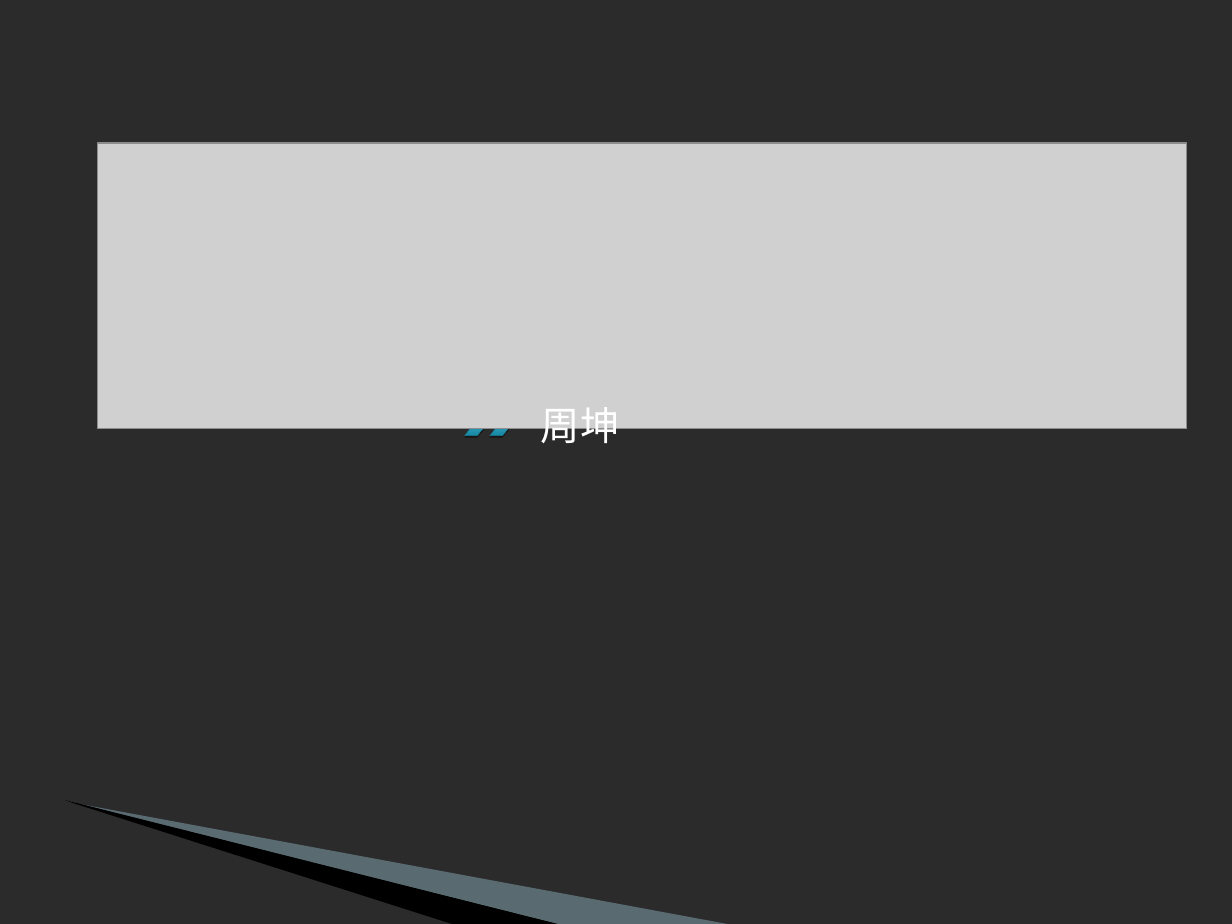
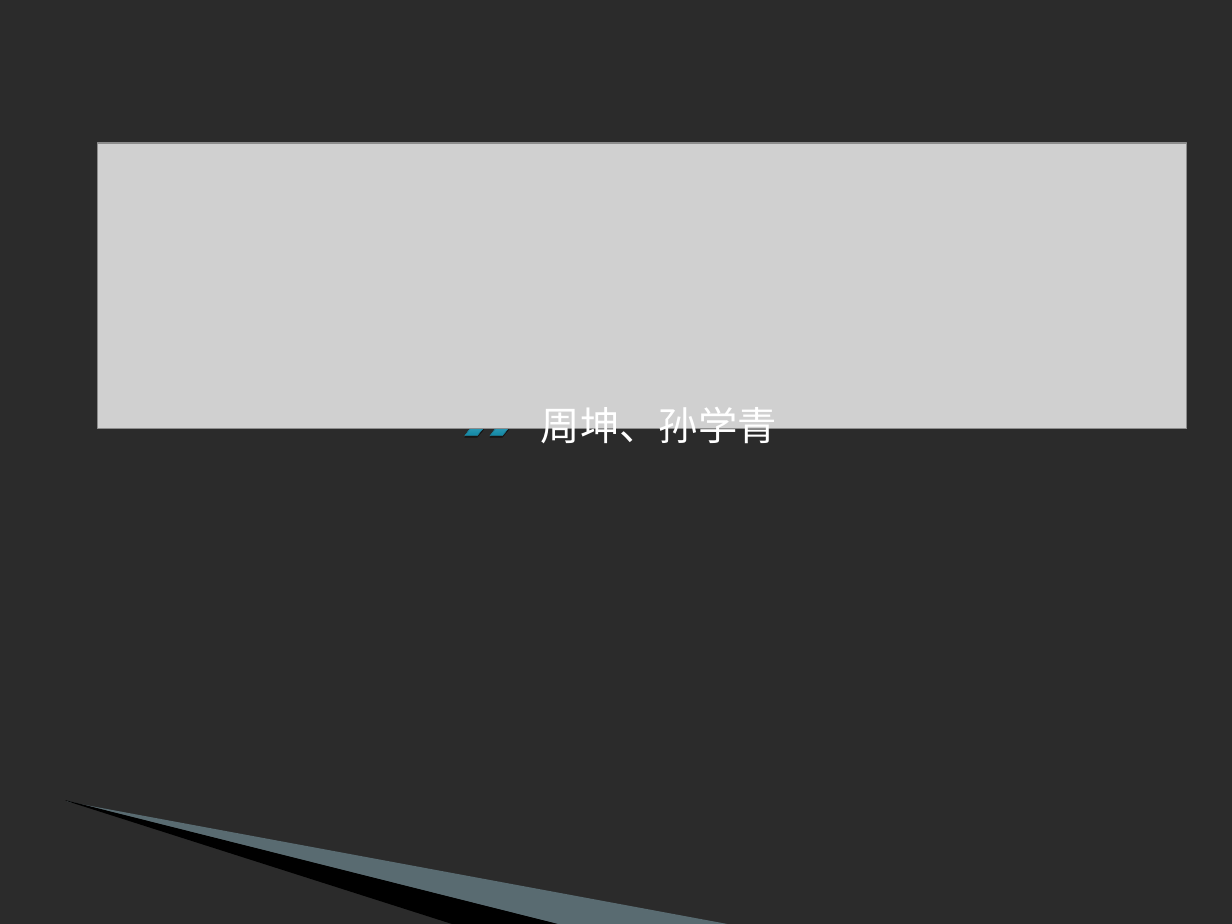
Before and after one commit to xy77510/dsafd, a slide deck: slide 8 of 10决赛答辩/答辩PPT.ppt. Drawn at 1232x924 pixels with LibreOffice and Linux fonts; fonts in the diff are those of the drawing; grey boxes stand for pictures; background and template pictures are left out; a plain dark background stands for a picture behind light text. Boxes give left, top, right and bottom in pixels: in the first picture for what was removed or moved away, otherwise in the second. Text is boxed around its words. In the diff, an @@ line names an element or a change of style, - is before the commit and + after.

```diff
--- a/10决赛答辩/答辩PPT.ppt
+++ b/10决赛答辩/答辩PPT.ppt
@@ text at [541, 407, 777, 451]: text changed @@
-周坤
+周坤、孙学青
```
Also in this commit, not shown: 1 other slide changed, 2 slides added, 2 other files.
